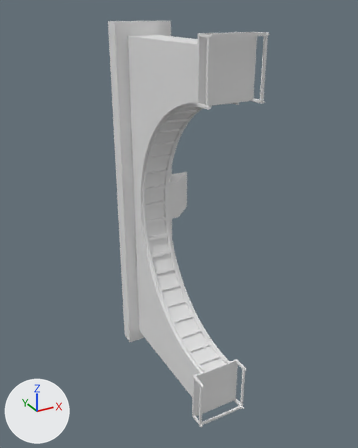
Two versions of the OBJ model Extracted/Mesh/Spooky_Lunapar_Hill.obj, one commit apart.
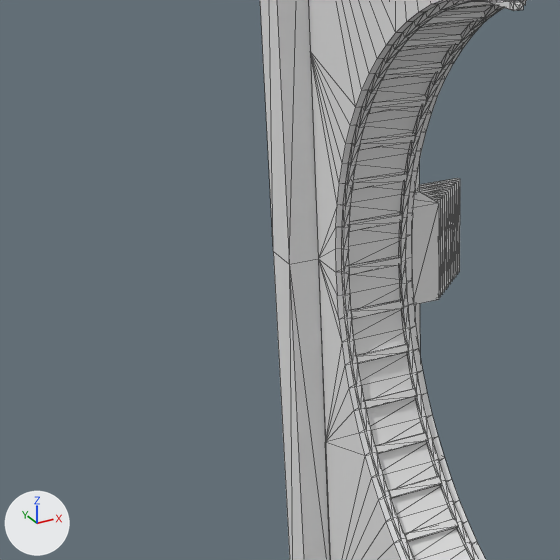
Each version appears first whole from a 50 mm lens placed at (-68.0, -57.1, 23.1), pointed at (-42.5, -10.7, -0.1), and next in a close-up on the part from 4% to 63% of the width and 24% to 70% of the height. The axes (+X, +Y, +Z) are drawn at lower left. The lights are the same throughout. The close-ups show mesh edges as thin lines. Where no turn or scale is listed for an object, it has been applied to the vertices. Vertices at the same position are counted once.

Names of what the first close-up shows: 'Spooky_Lunapar_Hill'.
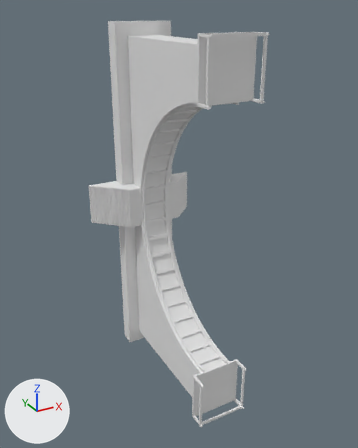
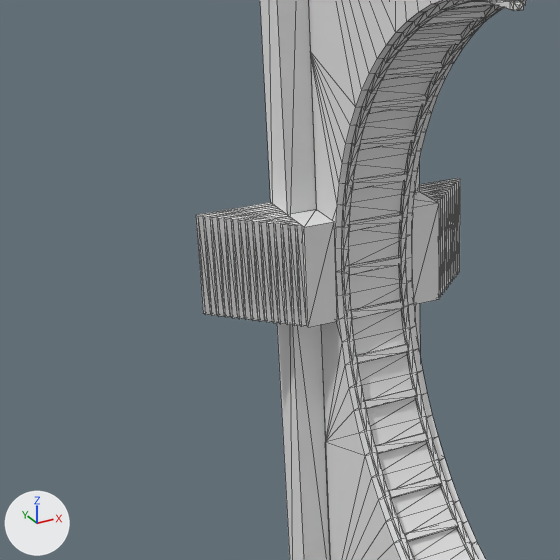
The newer file is also turned or shifted as a whole; pictures and numbers use the older file's frame.

Patch to the scene script:
```diff
--- a/Extracted/Mesh/Spooky_Lunapar_Hill.obj.py
+++ b/Extracted/Mesh/Spooky_Lunapar_Hill.obj.py
@@ me_spooky_lunapar_hill @@
 # used by ob_spooky_lunapar_hill; location = (0.0, 0.0, 0.0)
-me_spooky_lunapar_hill.from_pydata(...)  # 884 vertices, 1278 faces; spans x -45.8..-36.0, y -21.0..0.0, z -21.5..21.5
+me_spooky_lunapar_hill.from_pydata(...)  # 986 vertices, 1406 faces; spans x -49.5..-36.0, y -21.0..0.0, z -21.5..21.5
+# me_spooky_lunapar_hill part 1: the loose piece of 8 vertices spanning x -40.3..-38.8, y -4.0..-2.0, z -2.5..2.5 is copied, and the copy is turned 180 degrees about the y axis through its middle, then moved by (-5.5, 0.0, 0.0); it spans x -45.8..-44.2, y -4.0..-2.0, z -2.5..2.5
+# me_spooky_lunapar_hill part 2: a new loose piece of 94 vertices spanning x -49.5..-45.8, y -3.8..0.0, z -2.5..2.5
```

Where the change shows, as pixel boxes [x1, y1, x2, y2] in the close-ups (560 x 560 px):
'Spooky_Lunapar_Hill', reshaped: before [260, 0, 526, 560]; after [196, 0, 526, 560]
part 1 of me_spooky_lunapar_hill, added: after [287, 209, 337, 327]
part 2 of me_spooky_lunapar_hill, added: after [196, 202, 306, 327]
